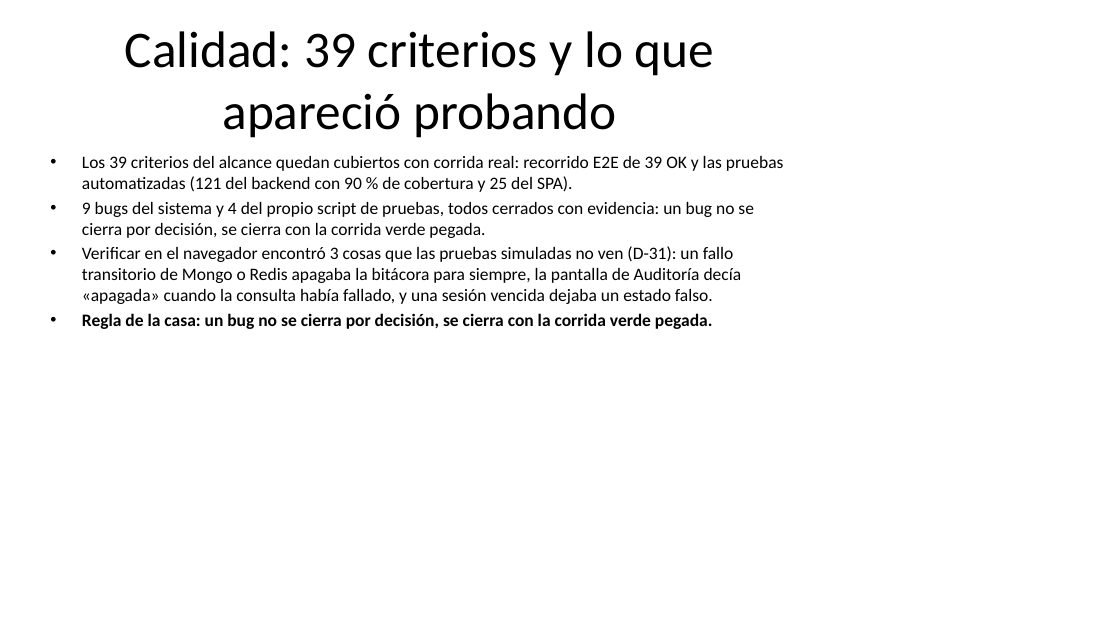
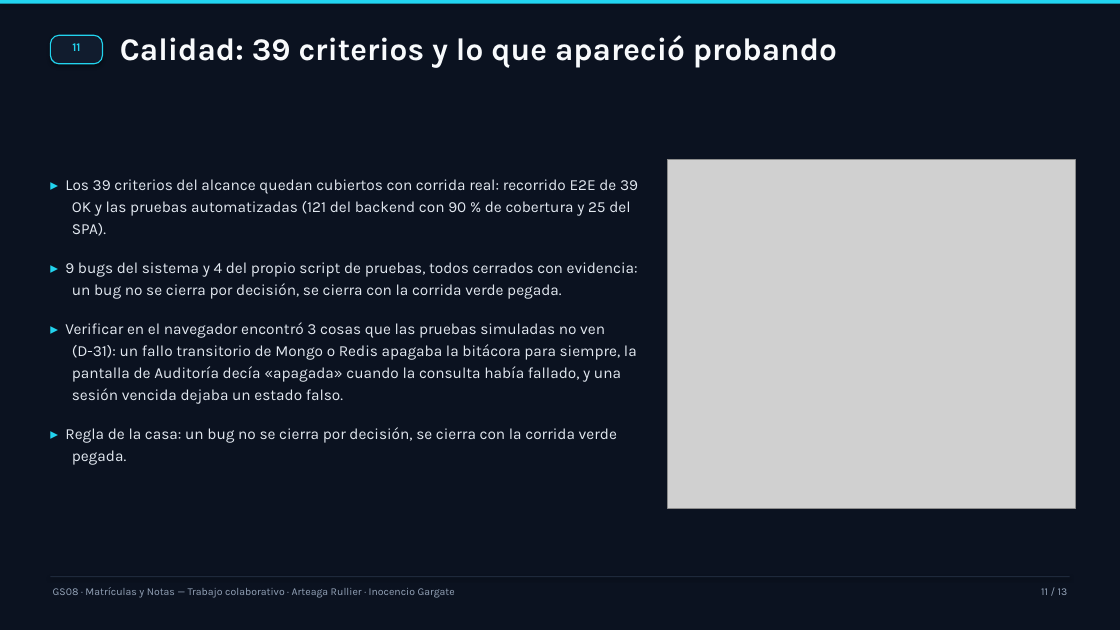
Before and after one commit to rarteagar/gs08-matriculas, a slide deck: slide 11 of docs/informe/exposicion-gs08-2026-10-13.pptx. Drawn at 1120x630 pixels with LibreOffice and Linux fonts; fonts in the diff are those of the drawing; grey boxes stand for pictures. Boxes give left, top, right and bottom in pixels: in the first picture for what was removed or moved away, otherwise in the second. Text is boxed around its words. In the diff, an @@ line names an element or a change of style, - is before the commit and + after.

Commit message:
feat(deck): rediseno completo de la presentacion con ilustraciones generadas
Se rehace el deck con una linea grafica propia: fondo navy, acento cian, tarjetas,
vinetas con sangria, pie con numeracion y seis ilustraciones isometricas generadas
con nano-banana-2 (portada, arquitectura, API, datos hibridos, seguridad y
accesibilidad). La portada usa un degradado para integrar la ilustracion, la
ultima lamina cierra con cuatro indicadores (121 pruebas, 90 %, 25 del SPA, 5/5
jobs) y se corrige la vieta de Kubernetes (se levanto el 22/09 y hoy esta apagado).
El deck clasico queda como respaldo.

```diff
--- a/docs/informe/exposicion-gs08-2026-10-13.pptx
+++ b/docs/informe/exposicion-gs08-2026-10-13.pptx
@@ rectangle added at bbox=[0, 0, 1120, 630], fill #0B1220 @@
@@ rectangle added at bbox=[0, 0, 1120, 3], fill #22D3EE @@
@@ text "Calidad: 39 criterios y lo ..." at bbox=[120, 35, 837, 68]: size 44 to 27 pt, font Calibri to Karla, text colour #000000 to #F8FAFC, bold on; alignment centre to left; vertical alignment middle to top @@
@@ rounded rectangle added at bbox=[50, 35, 103, 64], fill #111C2E, outline #22D3EE 1 pt @@
@@ text added at bbox=[72, 43, 80, 51], 10 pt, text #22D3EE, bold @@
+11
@@ text at bbox=[65, 179, 638, 465]: text changed; size 15 to 13.2 pt; font Calibri to Karla; text colour #000000 to #E2E8F0 @@
-• Los 39 criterios del alcance quedan cubiertos con corrida real: recorrido E2E de 39 OK y las pruebas automatizadas (121 del backend con 90 % de cobertura y 25 del SPA).
-• 9 bugs del sistema y 4 del propio script de pruebas, todos cerrados con evidencia: un bug no se cierra por decisión, se cierra con la corrida verde pegada.
-• Verificar en el navegador encontró 3 cosas que las pruebas simuladas no ven (D-31): un fallo transitorio de Mongo o Redis apagaba la bitácora para siempre, la pantalla de Auditoría decía «apagada» cuando la consulta había fallado, y una sesión vencida dejaba un estado falso.
-• Regla de la casa: un bug no se cierra por decisión, se cierra con la corrida verde pegada.
+▸ Los 39 criterios del alcance quedan cubiertos con corrida real: recorrido E2E de 39 OK y las pruebas automatizadas (121 del backend con 90 % de cobertura y 25 del SPA).
+▸ 9 bugs del sistema y 4 del propio script de pruebas, todos cerrados con evidencia: un bug no se cierra por decisión, se cierra con la corrida verde pegada.
+▸ Verificar en el navegador encontró 3 cosas que las pruebas simuladas no ven (D-31): un fallo transitorio de Mongo o Redis apagaba la bitácora para siempre, la pantalla de Auditoría decía «apagada» cuando la consulta había fallado, y una sesión vencida dejaba un estado falso.
+▸ Regla de la casa: un bug no se cierra por decisión, se cierra con la corrida verde pegada.
@@ picture added at bbox=[668, 160, 1075, 508] @@
@@ rectangle added at bbox=[50, 576, 1070, 577], fill #1E293B @@
@@ text added at bbox=[53, 587, 455, 598], 9 pt, text #94A3B8 @@
+GS08 · Matrículas y Notas — Trabajo colaborativo · Arteaga Rullier · Inocencio Gargate
@@ text added at bbox=[1041, 588, 1068, 595], 9 pt, text #94A3B8 @@
+11 / 13
```
Also in this commit, not shown: 12 other slides changed, 2 other files.
